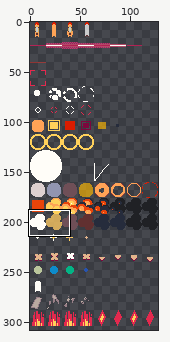
Sprite sheet -- src/resource/img/bulletPattern.png. Above, an overview of the earlier version with the close-up marked.
Close-up. Before:
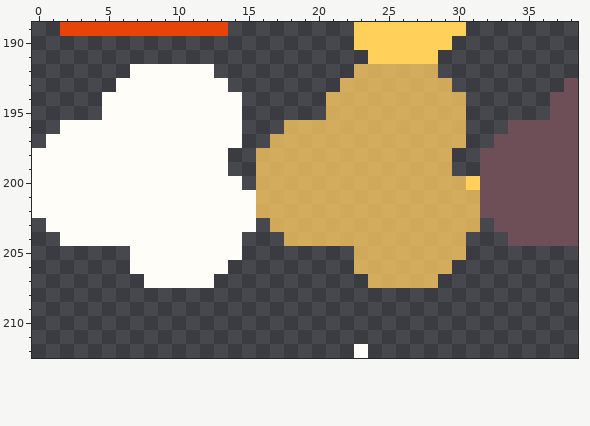
The file is 128x320 pixels. Shown: x 0..38, y 189..212. The wide view leaves out empty margins.
After:
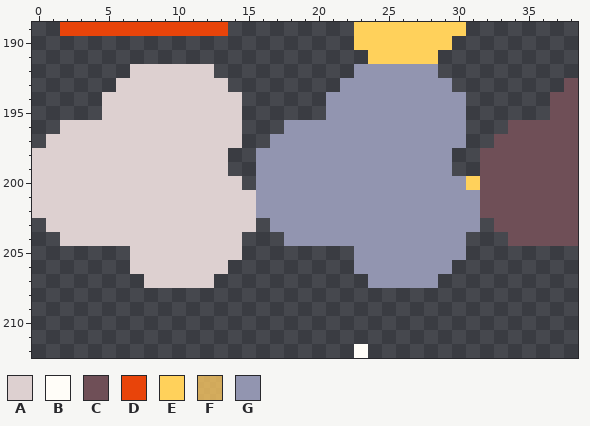
Palette (. is transparent): A #ddd0d0  B #fffdf8  C #6f4f57  D #e8440a  E #ffd15b  F #ffca62c4  G #9295b0
Edits made:
{"y":192,"x":7,"old":"BBBBBB","new":"AAAAAA"}
{"y":192,"x":23,"old":"FFFFFF","new":"GGGGGG"}
{"y":193,"x":6,"old":"BBBBBBBB","new":"AAAAAAAA"}
{"y":193,"x":22,"old":"FFFFFFFF","new":"GGGGGGGG"}
{"y":194,"x":5,"old":"BBBBBBBBBB","new":"AAAAAAAAAA"}
{"y":194,"x":21,"old":"FFFFFFFFFF","new":"GGGGGGGGGG"}
{"y":195,"x":5,"old":"BBBBBBBBBB","new":"AAAAAAAAAA"}
{"y":195,"x":21,"old":"FFFFFFFFFF","new":"GGGGGGGGGG"}
{"y":196,"x":2,"old":"BBBBBBBBBBBBB","new":"AAAAAAAAAAAAA"}
{"y":196,"x":18,"old":"FFFFFFFFFFFFF","new":"GGGGGGGGGGGGG"}
{"y":197,"x":1,"old":"BBBBBBBBBBBBBB","new":"AAAAAAAAAAAAAA"}
{"y":197,"x":17,"old":"FFFFFFFFFFFFFF","new":"GGGGGGGGGGGGGG"}
{"y":198,"x":0,"old":"BBBBBBBBBBBBBB","new":"AAAAAAAAAAAAAA"}
{"y":198,"x":16,"old":"FFFFFFFFFFFFFF","new":"GGGGGGGGGGGGGG"}
{"y":199,"x":0,"old":"BBBBBBBBBBBBBB","new":"AAAAAAAAAAAAAA"}
{"y":199,"x":16,"old":"FFFFFFFFFFFFFF","new":"GGGGGGGGGGGGGG"}
{"y":200,"x":0,"old":"BBBBBBBBBBBBBBB","new":"AAAAAAAAAAAAAAA"}
{"y":200,"x":16,"old":"FFFFFFFFFFFFFFF","new":"GGGGGGGGGGGGGGG"}
{"y":201,"x":0,"old":"BBBBBBBBBBBBBBBBFFFFFFFFFFFFFFFF","new":"AAAAAAAAAAAAAAAAGGGGGGGGGGGGGGGG"}
{"y":202,"x":0,"old":"BBBBBBBBBBBBBBBBFFFFFFFFFFFFFFFF","new":"AAAAAAAAAAAAAAAAGGGGGGGGGGGGGGGG"}
{"y":203,"x":1,"old":"BBBBBBBBBBBBBBB","new":"AAAAAAAAAAAAAAA"}
{"y":203,"x":17,"old":"FFFFFFFFFFFFFFF","new":"GGGGGGGGGGGGGGG"}
{"y":204,"x":2,"old":"BBBBBBBBBBBBB","new":"AAAAAAAAAAAAA"}
{"y":204,"x":18,"old":"FFFFFFFFFFFFF","new":"GGGGGGGGGGGGG"}
{"y":205,"x":7,"old":"BBBBBBBB","new":"AAAAAAAA"}
{"y":205,"x":23,"old":"FFFFFFFF","new":"GGGGGGGG"}
{"y":206,"x":7,"old":"BBBBBBB","new":"AAAAAAA"}
{"y":206,"x":23,"old":"FFFFFFF","new":"GGGGGGG"}
{"y":207,"x":8,"old":"BBBBB","new":"AAAAA"}
{"y":207,"x":24,"old":"FFFFF","new":"GGGGG"}
{"label":"changed","picture_box":[32,64,480,288]}
